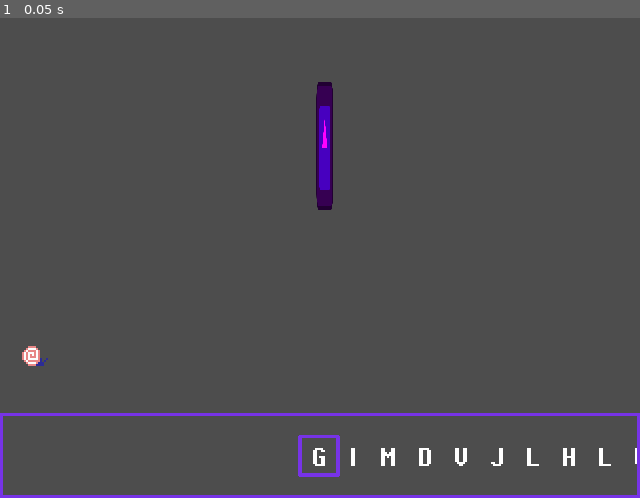
Above: before the commit, frame 1.
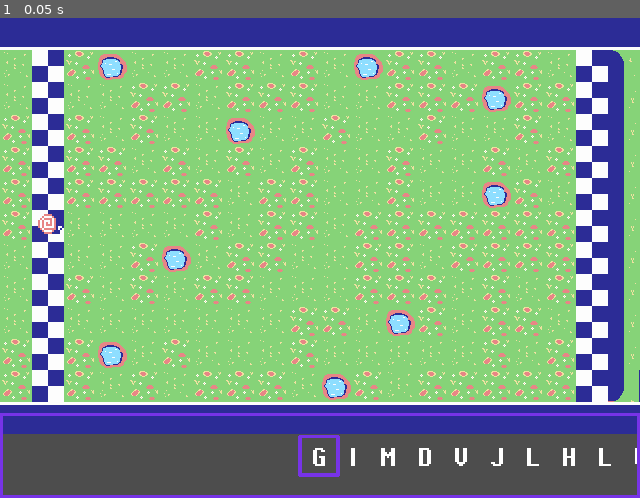
Above: after the commit, the same moment.

Repository: SatLess/Snail-Typed
Game: Godot game, scene res://main.tscn
The game is run twice, just before and just after one commit, with the same random seed, the same clock (stepped at 60 frames per second) and the same inputs. The engine's default icon, where the game draws it, is replaced by a stand-in: a white triangle on a blue panel in a dark square.
Inputs:
- Up to frame 1 (0.05 s): no input

The runs differ from the first frame. In frame 1, 86% of the frame differs, in the area x 0-100%, y 0-87%.

Commit message:
started working on level 1 and enemies

Diff:
--- /dev/null
+++ b/enemy.tscn
@@ -0,0 +1,54 @@
+[gd_scene load_steps=7 format=3 uid="uid://c548i0e4ftakl"]
+
+[ext_resource type="Texture2D" uid="uid://c0jrp055lutav" path="res://enemy.png" id="1_mwmx3"]
+
+[sub_resource type="RectangleShape2D" id="RectangleShape2D_dinjv"]
+size = Vector2(14, 12)
+
+[sub_resource type="AtlasTexture" id="AtlasTexture_62vt1"]
+atlas = ExtResource("1_mwmx3")
+region = Rect2(0, 0, 32, 32)
+
+[sub_resource type="AtlasTexture" id="AtlasTexture_6x3hv"]
+atlas = ExtResource("1_mwmx3")
+region = Rect2(0, 0, 32, 32)
+
+[sub_resource type="AtlasTexture" id="AtlasTexture_nvtjy"]
+atlas = ExtResource("1_mwmx3")
+region = Rect2(32, 0, 32, 32)
+
+[sub_resource type="SpriteFrames" id="SpriteFrames_hcx28"]
+animations = [{
+"frames": [{
+"duration": 1.0,
+"texture": SubResource("AtlasTexture_62vt1")
+}],
+"loop": true,
+"name": &"default",
+"speed": 5.0
+}, {
+"frames": [{
+"duration": 1.0,
+"texture": SubResource("AtlasTexture_6x3hv")
+}, {
+"duration": 1.0,
+"texture": SubResource("AtlasTexture_nvtjy")
+}],
+"loop": true,
+"name": &"move",
+"speed": 5.0
+}]
+
+[node name="enemy" type="Area2D"]
+
+[node name="Timer" type="Timer" parent="."]
+
+[node name="CollisionShape2D" type="CollisionShape2D" parent="."]
+position = Vector2(-1, 0)
+shape = SubResource("RectangleShape2D_dinjv")
+
+[node name="AnimatedSprite2D" type="AnimatedSprite2D" parent="."]
+sprite_frames = SubResource("SpriteFrames_hcx28")
+animation = &"move"
+frame = 1
+frame_progress = 0.226916
--- a/finish_line.gd
+++ b/finish_line.gd
@@ -2,5 +2,7 @@
 
 
 func _on_area_entered(area: Area2D) -> void:
-	if area.name == "player": SignalBus.playerWon.emit()
-	else: SignalBus.playerLost.emit()
+	if area.name.to_lower() == "player":
+		SignalBus.playerWon.emit()
+	else:
+		SignalBus.playerLost.emit()
--- a/finish_line.tscn
+++ /dev/null
@@ -1,24 +0,0 @@
-[gd_scene load_steps=4 format=3 uid="uid://bdcjbvexkcjvi"]
-
-[ext_resource type="Script" path="res://finish_line.gd" id="1_ox4nk"]
-[ext_resource type="Texture2D" uid="uid://yu0tbfbhqu41" path="res://icon.svg" id="1_vppe3"]
-
-[sub_resource type="RectangleShape2D" id="RectangleShape2D_dcvxa"]
-size = Vector2(14, 127)
-
-[node name="FinishLine" type="Area2D"]
-collision_mask = 2
-script = ExtResource("1_ox4nk")
-metadata/_edit_group_ = true
-
-[node name="Icon" type="Sprite2D" parent="."]
-modulate = Color(1, 0, 1, 1)
-position = Vector2(4.75, 0)
-scale = Vector2(0.128906, 1)
-texture = ExtResource("1_vppe3")
-
-[node name="CollisionShape2D" type="CollisionShape2D" parent="."]
-position = Vector2(5, -0.5)
-shape = SubResource("RectangleShape2D_dcvxa")
-
-[connection signal="area_entered" from="." to="." method="_on_area_entered"]
--- a/level.gd
+++ b/level.gd
@@ -6,4 +6,5 @@
 @export var finish_line: float = 592
 
 func _ready() -> void:
+	SignalBus.playerWon.connect(func(): print("ele e bao dms"))
 	player.speed *= (finish_line-player.offset)/type_manager.max_keys
--- a/level_1.tscn
+++ b/level_1.tscn
@@ -1,9 +1,10 @@
-[gd_scene load_steps=7 format=4 uid="uid://cdxsd1dj1t4ts"]
+[gd_scene load_steps=9 format=4 uid="uid://cdxsd1dj1t4ts"]
 
 [ext_resource type="Script" path="res://level.gd" id="1_ma27g"]
 [ext_resource type="Texture2D" uid="uid://cauje132ddol5" path="res://tileset.png" id="1_qm21c"]
 [ext_resource type="PackedScene" uid="uid://d23otk3rpyqox" path="res://TypeManager.tscn" id="2_fpxku"]
 [ext_resource type="PackedScene" uid="uid://t1duqesc3ajv" path="res://player.tscn" id="3_q6nhg"]
+[ext_resource type="Script" path="res://finish_line.gd" id="5_fi20k"]
 
 [sub_resource type="TileSetAtlasSource" id="TileSetAtlasSource_5wwer"]
 texture = ExtResource("1_qm21c")
@@ -34,6 +35,9 @@
 tile_size = Vector2i(32, 32)
 sources/0 = SubResource("TileSetAtlasSource_5wwer")
 
+[sub_resource type="RectangleShape2D" id="RectangleShape2D_uq3se"]
+size = Vector2(38, 349)
+
 [node name="Level1" type="Node2D"]
 script = ExtResource("1_ma27g")
 
@@ -48,3 +52,18 @@
 
 [node name="player" parent="." instance=ExtResource("3_q6nhg")]
 position = Vector2(48, 206)
+
+[node name="Camera2D" type="Camera2D" parent="."]
+anchor_mode = 0
+
+[node name="FinishLine" type="Area2D" parent="."]
+position = Vector2(594, 44)
+collision_mask = 2
+script = ExtResource("5_fi20k")
+metadata/_edit_group_ = true
+
+[node name="CollisionShape2D" type="CollisionShape2D" parent="FinishLine"]
+position = Vector2(0, 164.5)
+shape = SubResource("RectangleShape2D_uq3se")
+
+[connection signal="area_entered" from="FinishLine" to="FinishLine" method="_on_area_entered"]
--- a/main.tscn
+++ b/main.tscn
@@ -1,18 +1,7 @@
-[gd_scene load_steps=4 format=3 uid="uid://c8lkplg47o6u3"]
+[gd_scene load_steps=2 format=3 uid="uid://c8lkplg47o6u3"]
 
-[ext_resource type="PackedScene" uid="uid://d23otk3rpyqox" path="res://TypeManager.tscn" id="1_63afr"]
-[ext_resource type="PackedScene" uid="uid://t1duqesc3ajv" path="res://player.tscn" id="2_e7rhr"]
-[ext_resource type="PackedScene" uid="uid://bdcjbvexkcjvi" path="res://finish_line.tscn" id="3_rq13o"]
+[ext_resource type="PackedScene" uid="uid://cdxsd1dj1t4ts" path="res://level_1.tscn" id="1_r5xhg"]
 
 [node name="Main" type="Node2D"]
 
-[node name="CanvasLayer" type="CanvasLayer" parent="."]
-
-[node name="TypeManager" parent="CanvasLayer" instance=ExtResource("1_63afr")]
-max_keys = 10
-
-[node name="player" parent="." instance=ExtResource("2_e7rhr")]
-position = Vector2(32, 338)
-
-[node name="FinishLine" parent="." instance=ExtResource("3_rq13o")]
-position = Vector2(320, 128)
+[node name="Level1" parent="." instance=ExtResource("1_r5xhg")]
--- a/player.tscn
+++ b/player.tscn
@@ -4,7 +4,7 @@
 [ext_resource type="Texture2D" uid="uid://cg26p4baofm07" path="res://snail_player.png" id="2_pjho5"]
 
 [sub_resource type="RectangleShape2D" id="RectangleShape2D_ryixc"]
-size = Vector2(58, 58)
+size = Vector2(26, 25)
 
 [sub_resource type="AtlasTexture" id="AtlasTexture_yhd2v"]
 atlas = ExtResource("2_pjho5")
@@ -51,6 +51,7 @@
 metadata/_edit_group_ = true
 
 [node name="CollisionShape2D" type="CollisionShape2D" parent="."]
+position = Vector2(-2, -0.5)
 shape = SubResource("RectangleShape2D_ryixc")
 
 [node name="sprite" type="AnimatedSprite2D" parent="."]
Binary file added: enemy.png
Not shown, added: enemy.png.import
Binary file added: snail_p.aseprite
